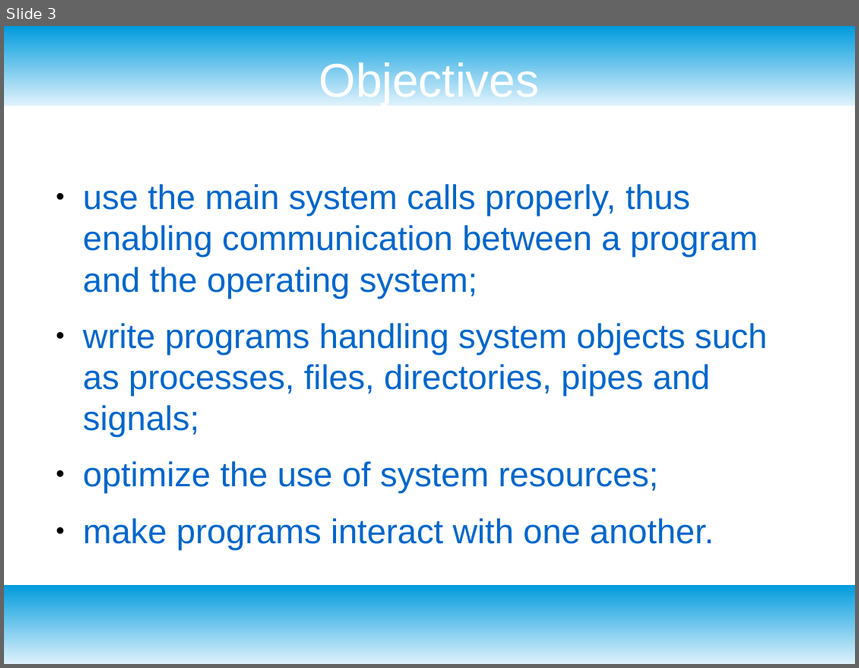
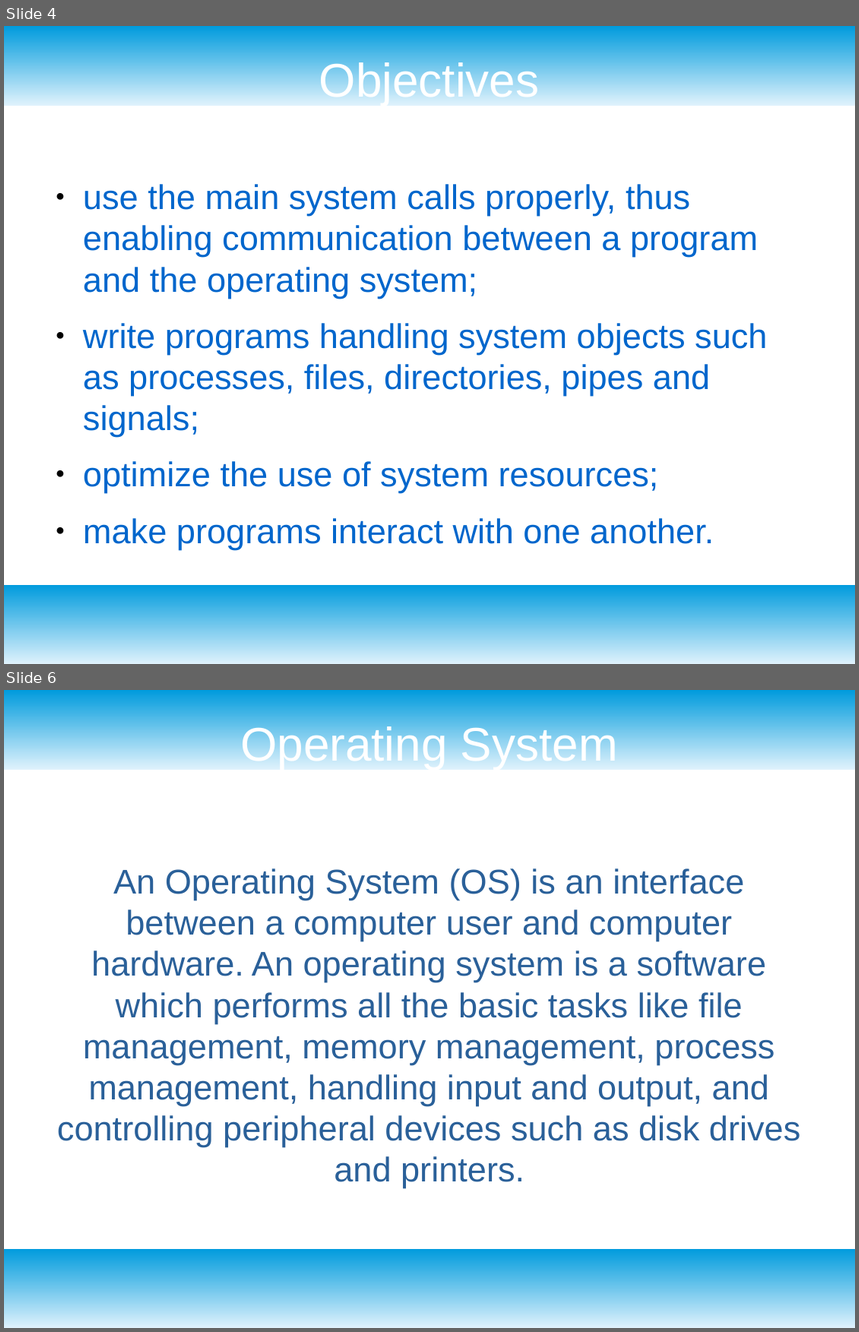
Before and after one commit to alievako/systemprogramming, a slide deck: lc1.odp. Shown one above the other, each under a label of ours: slide 3 before the commit, slides 4 and 6 after it; the slides between them are not shown. The pictures are 859x668 and 859x1332 pixels, drawn with LibreOffice and Linux fonts; fonts in the diff are those of the drawing. Boxes give left, top, right and bottom in pixels: in the first picture for what was removed or moved away, otherwise in the second. Text is boxed around its words. In the diff, an @@ line names an element or a change of style, - is before the commit and + after.

```diff
--- a/lc1.odp
+++ b/lc1.odp
@@ slide 6 added at box(4, 690, 855, 1328), background #FFFFFF; not listed: 2 template elements that a slide beside it also shows @@
@@ title added at box(240, 723, 618, 770), 44 pt, text #FFFFFF @@
+Operating System
@@ subtitle added at box(57, 869, 800, 1189), 32 pt, text #2A6099 @@
+An Operating System (OS) is an interface between a computer user and computer hardware. An operating system is a software which performs all the basic tasks like file management, memory management, process management, handling input and output, and controlling peripheral devices such as disk drives and printers.
@@ what was slide 3 is now slide 4 @@
```
Also in this commit, not shown: 2 slides changed, 38 other slides added, 1 slide removed, 4 other files.
